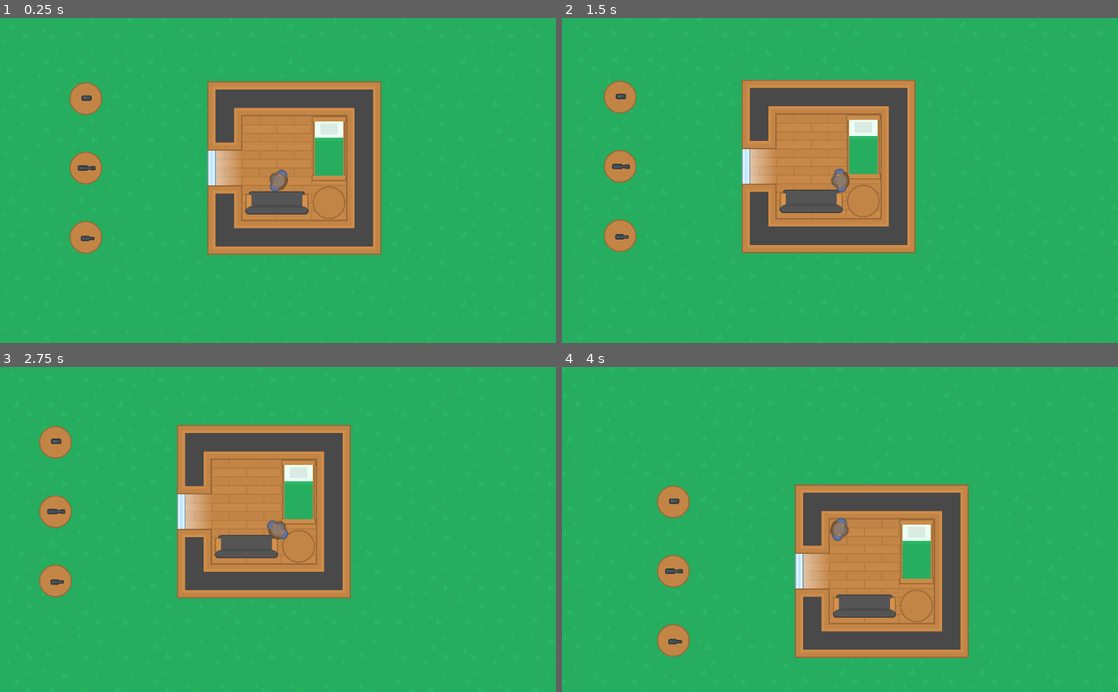
Above: before the commit, frames 1-4 (two rows, left to right).
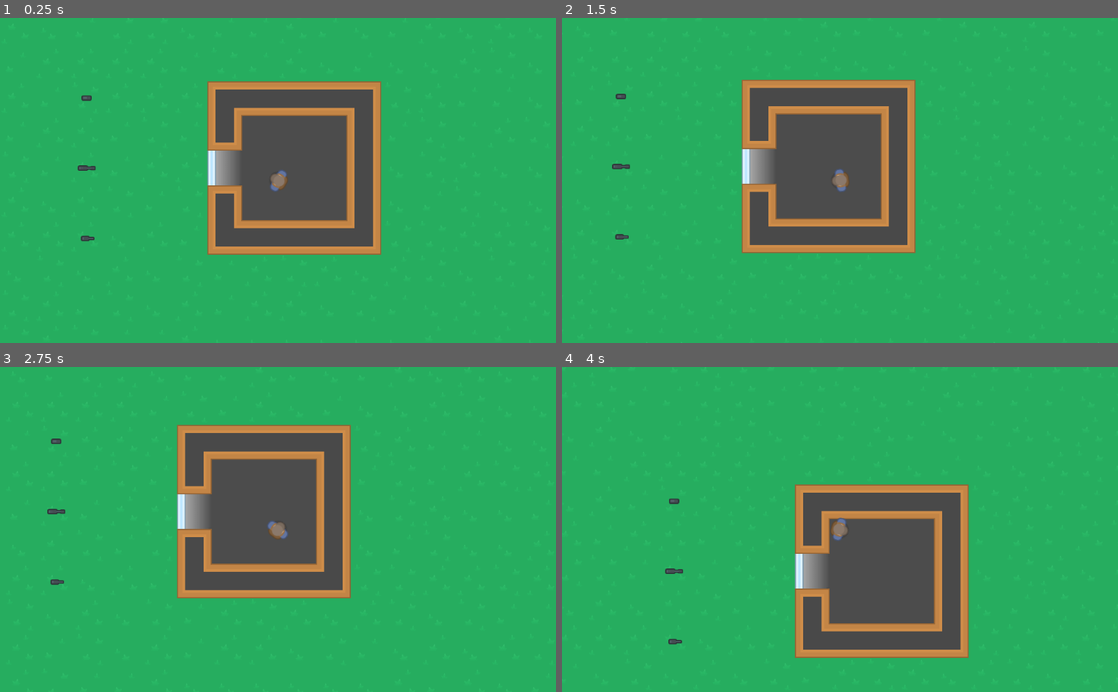
Above: after the commit, the same moments.

Repository: BrunoM24/Top-Down-Simple-Game
Game: Godot game, scene res://src/World.tscn
The game is run twice, just before and just after one commit, with the same random seed, the same clock (stepped at 60 frames per second) and the same inputs.
Inputs (mouse positions are in pixels of both pictures, inside the frame that each line leads up to):
- Up to frame 1 (0.25 s): no input
- Up to frame 2 (1.5 s): tap Enter at 0.5 s; move the mouse to (962, 164) at 0.52 s; hold D (move_right) 0.53-1.28 s; hold E (interact) 0.53-1.28 s; tap Space at 1.25 s; move the mouse to (728, 196) at 1.27 s; hold S (move_down) from 1.28 s (still down); click (728, 196) at 1.35 s
- Up to frame 3 (2.75 s): tap Enter at 2 s; move the mouse to (333, 458) at 2.02 s; release S (move_down) at 2.03 s; hold D (move_right) from 2.03 s (still down); hold E (interact) from 2.03 s (still down)
- Up to frame 4 (4 s): move the mouse to (812, 594) at 2.77 s; release D (move_right) at 2.78 s; release E (interact) at 2.78 s; hold W (move_up) 2.78-3.53 s; click (812, 594) at 2.85 s; move the mouse to (1006, 578) at 3.52 s; hold A (move_left) from 3.53 s (still down); hold E (interact) from 3.53 s (still down)

The runs differ from the first frame. In frame 1, 7.0% of the frame differs, in the area x 12-63%, y 19-73%; in frame 2, 7.0%; in frame 3, 7.0%, in the area x 7-57%, y 18-71%; in frame 4, 7.0%.

Commit message:
MapTileset - Created a new Atlas to use as enviroment props

Diff:
--- a/assets/tileset/map_tileset.tres
+++ b/assets/tileset/map_tileset.tres
@@ -114,13 +114,13 @@
 0/shape_one_way_margin = 0.0
 0/shapes = [  ]
 0/z_index = 0
-1/name = "tilesheet_complete.png 1"
+1/name = "props"
 1/texture = ExtResource( 1 )
 1/tex_offset = Vector2( 0, 0 )
 1/modulate = Color( 1, 1, 1, 1 )
-1/region = Rect2( 0, 64, 1728, 1216 )
+1/region = Rect2( 1152, 256, 512, 384 )
 1/tile_mode = 2
-1/autotile/icon_coordinate = Vector2( 0, 0 )
+1/autotile/icon_coordinate = Vector2( 2, 2 )
 1/autotile/tile_size = Vector2( 64, 64 )
 1/autotile/spacing = 0
 1/autotile/occluder_map = [  ]
